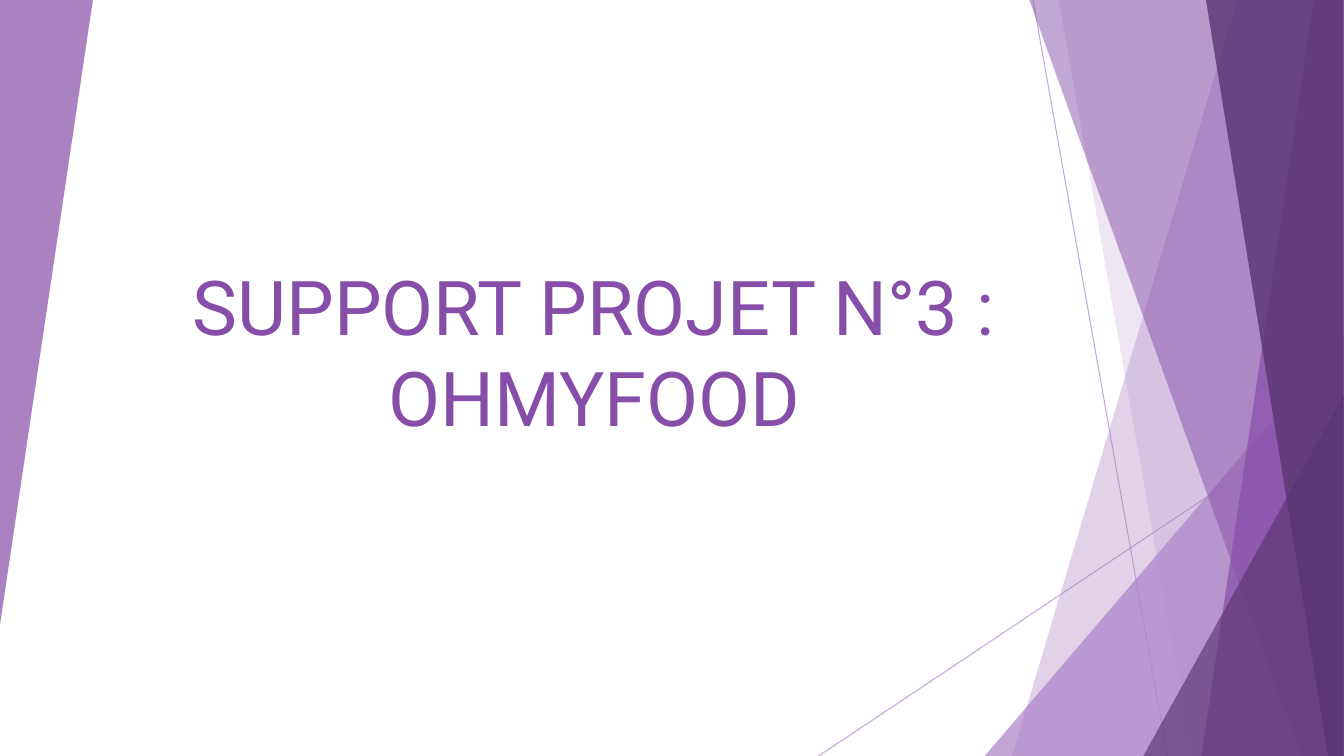
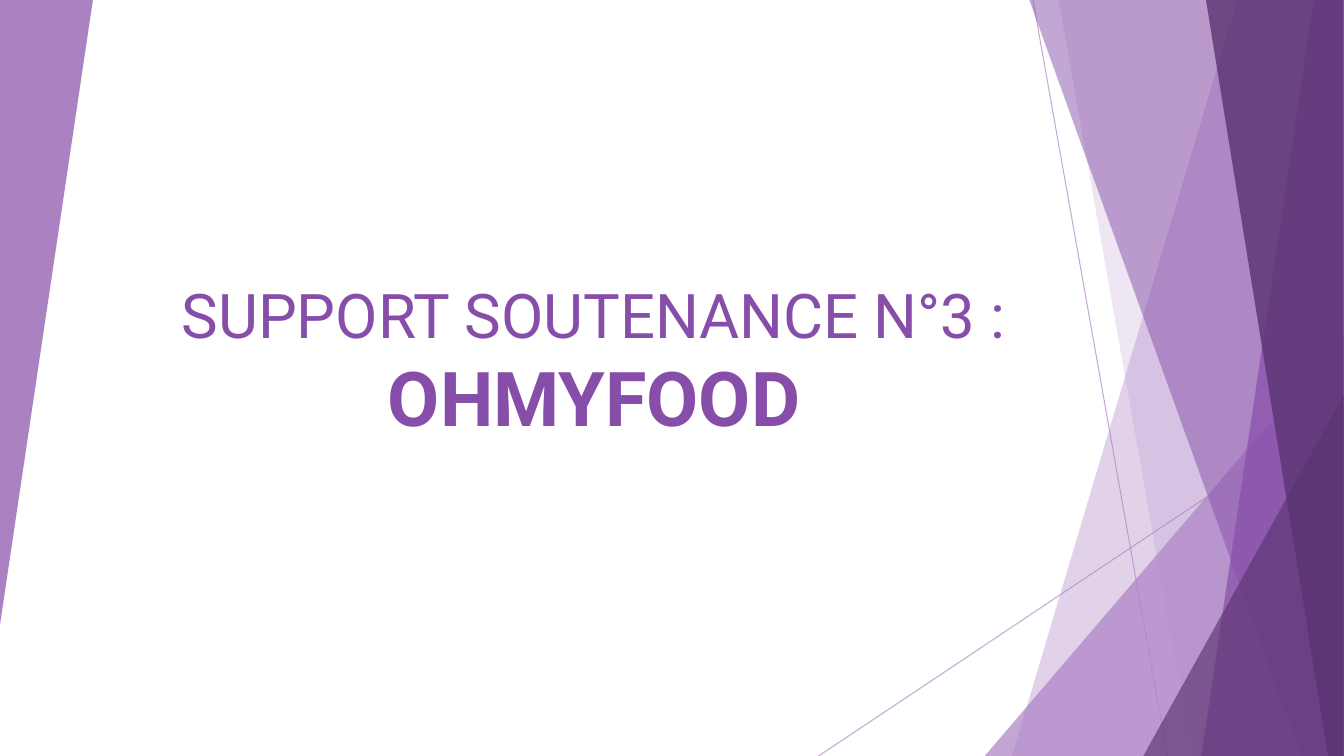
Before and after one commit to vrudy77/Ohmyfood, a slide deck: slide 1 of SUPPORT PROJET N°3.pptx. Drawn at 1344x756 pixels with LibreOffice and Linux fonts; fonts in the diff are those of the drawing. Boxes give left, top, right and bottom in pixels: in the first picture for what was removed or moved away, otherwise in the second. Text is boxed around its words. In the diff, an @@ line names an element or a change of style, - is before the commit and + after.

```diff
--- a/SUPPORT PROJET N°3.pptx
+++ b/SUPPORT PROJET N°3.pptx
@@ title at [182,293,976,427]: text changed; size 54 to 44 pt @@
-SUPPORT PROJET N°3 :
-OHMYFOOD
+SUPPORT SOUTENANCE N°3 :
+OHMYFOOD
```
Also in this commit, not shown: 2 other slides changed, 5 slides added, 6 other files.
